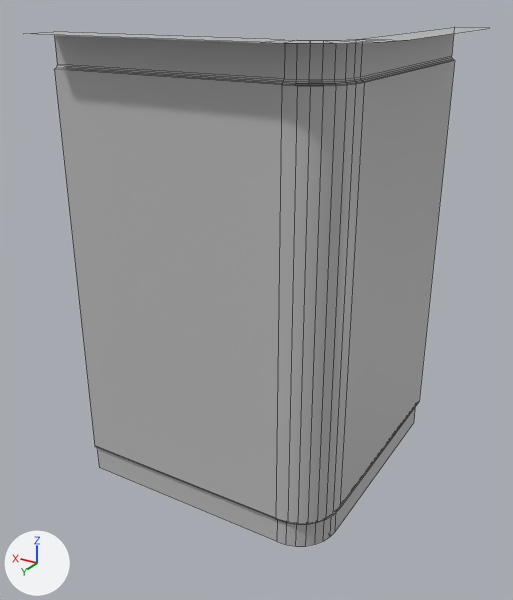
The FBX model Assets/Models/Residential Building Models/resWallCornerInsSml.fbx as it was, and as the next commit left it.
Camera for both pictures: a 50 mm camera at (-2.22, 3.89, 3.2) aimed at (0.05, 0.12, 1.31). The lights are fixed; the arrows at lower left show +X, +Y and +Z. Mesh edges are drawn as thin lines. Where no turn or scale is listed for an object, it has been applied to the vertices.

Names of what the first picture shows: 'resWallCornerSmall'.
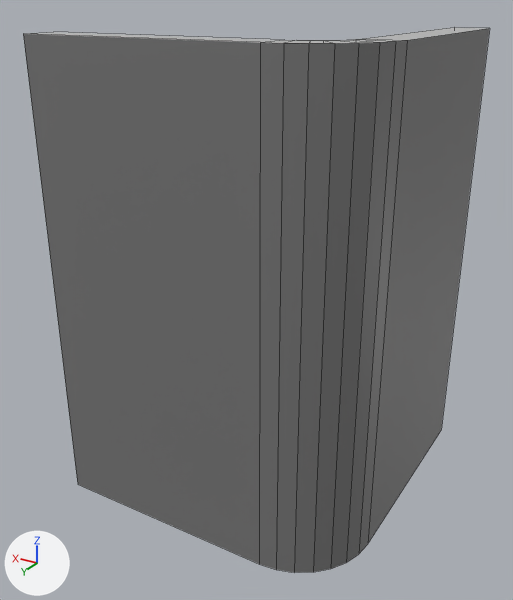
Where the change shows, as pixel boxes (x1, y1, x2, y2) in the pictures (513 x 600 px):
'resWallCornerSmall', reshaped: before (28, 28, 488, 546); after (23, 28, 490, 572)
part 1 of me_mesh, added: after (23, 28, 490, 572)

Edits to the bpy script that builds the scene:
```text
Add mat_black:
    mat_black = principled_material('Black')
    mat_black.base_color = (0.184, 0.184, 0.184)  # grey #777777
Change me_mesh:
    used by ob_reswallcornersmall; location = (0.0, 0.0, 0.0)
    remove me_mesh.from_pydata(...)  # 131 vertices, 113 faces; spans x -1.0..1.0, y -1.0..1.0, z 0.0..3.0
    add me_mesh.from_pydata(...)  # 141 vertices, 122 faces; spans x -1.0..1.0, y -1.0..1.0, z 0.0..3.0
    me_mesh part 1
    10 new vertices lie (0.0, 0.0, -3.0) away from vertices in x -1.0..1.0, y -1.0..1.0, z 3.0
    9 new faces join them, mat_black (grey #777777)
    add me_mesh.materials.append(mat_black)  # grey #777777
```
